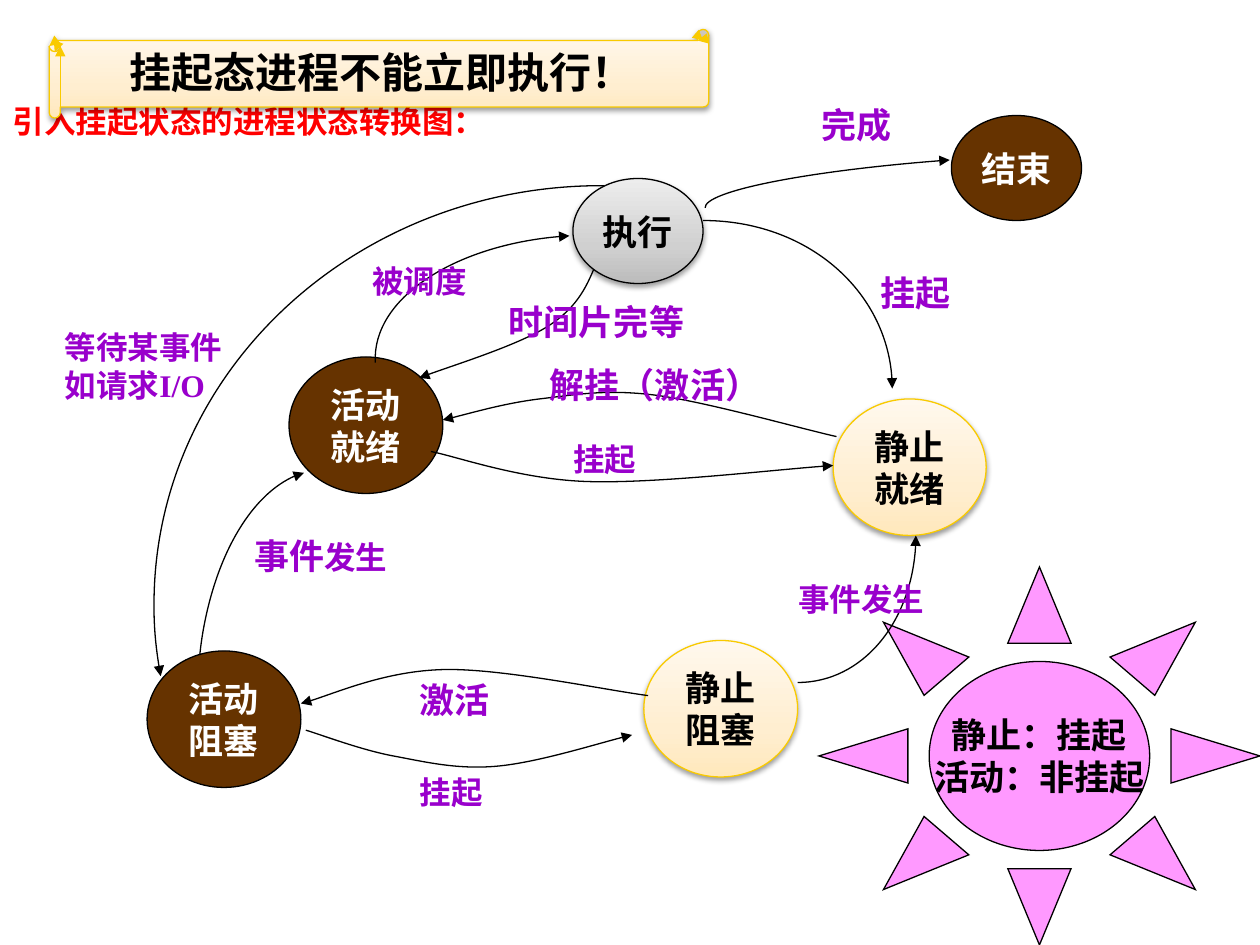
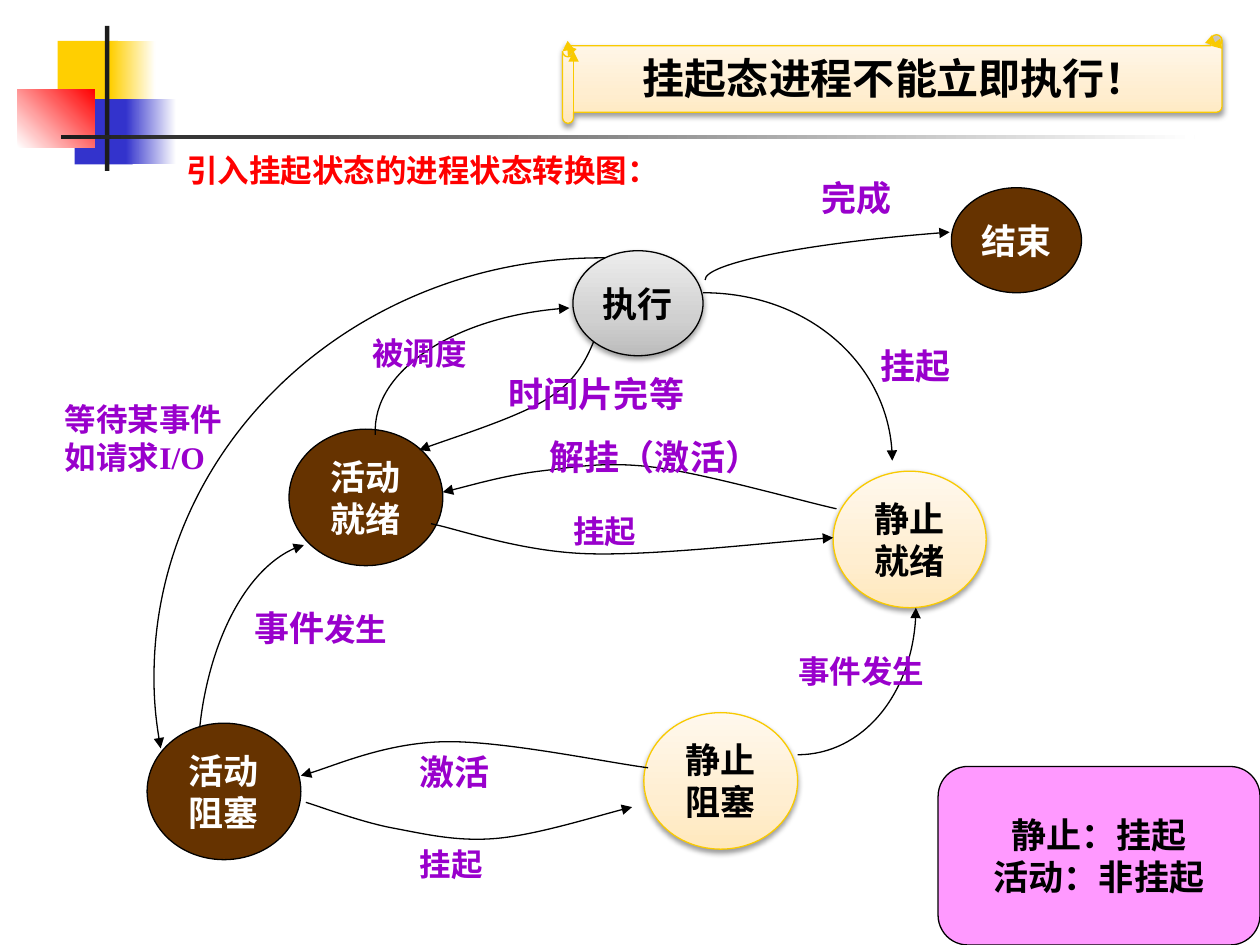
Before and after one commit to rjnew/OS, a slide deck: slide 33 of OS02.1 进程.pptx (slide 29 before the commit). Drawn at 1260x945 pixels with LibreOffice and Linux fonts; fonts in the diff are those of the drawing. Boxes give left, top, right and bottom in pixels: in the first picture for what was removed or moved away, otherwise in the second. Text is boxed around its words. In the diff, an @@ line names an element or a change of style, - is before the commit and + after.

```diff
--- a/OS02.1 进程.pptx
+++ b/OS02.1 进程.pptx
@@ horizontal scroll "挂起态进程不能立即执行！": place and size @@
-horizontal scroll "挂起态进程不能立即执行！" at bbox=[49, 29, 708, 117]
+horizontal scroll "挂起态进程不能立即执行！" at bbox=[562, 35, 1221, 123]
@@ group added at bbox=[18, 26, 1194, 171]: 7 rectangles @@
@@ text "引入挂起状态的进程状态转换图：" rewrapped from bbox=[13, 101, 485, 142] to bbox=[186, 155, 658, 185] @@
@@ 6 freeform shapes, 4 ellipses, 3 texts: place and size @@
-6 freeform shapes, 4 ellipses, 3 texts at bbox=[147, 108, 1081, 788]
+6 freeform shapes, 4 ellipses, 3 texts at bbox=[147, 181, 1081, 859]
@@ 8 texts, 2 ellipses, 1 freeform shape: place and size @@
-8 texts, 2 ellipses, 1 freeform shape at bbox=[65, 262, 924, 807]
+8 texts, 2 ellipses, 1 freeform shape at bbox=[65, 335, 924, 879]
@@ freeform shape: place and size @@
-freeform shape at bbox=[431, 451, 833, 484]
+freeform shape at bbox=[442, 461, 837, 509]
@@ freeform shape: place and size @@
-freeform shape at bbox=[442, 389, 837, 437]
+freeform shape at bbox=[431, 524, 833, 557]
@@ freeform shape: place and size @@
-freeform shape at bbox=[306, 731, 633, 770]
+freeform shape at bbox=[301, 741, 649, 776]
@@ rounded rectangle "静止：挂起": place and size @@
-rounded rectangle "静止：挂起" at bbox=[819, 567, 1260, 945]
+rounded rectangle "静止：挂起" at bbox=[939, 766, 1260, 945]
@@ rounded rectangle "静止：挂起" at bbox=[939, 766, 1260, 945]: sun to rounded rectangle @@
@@ freeform shape: place and size @@
-freeform shape at bbox=[301, 668, 649, 703]
+freeform shape at bbox=[306, 803, 633, 842]
```
Also in this commit, not shown: 18 other slides changed, 2 slides added, 2 slides removed.
